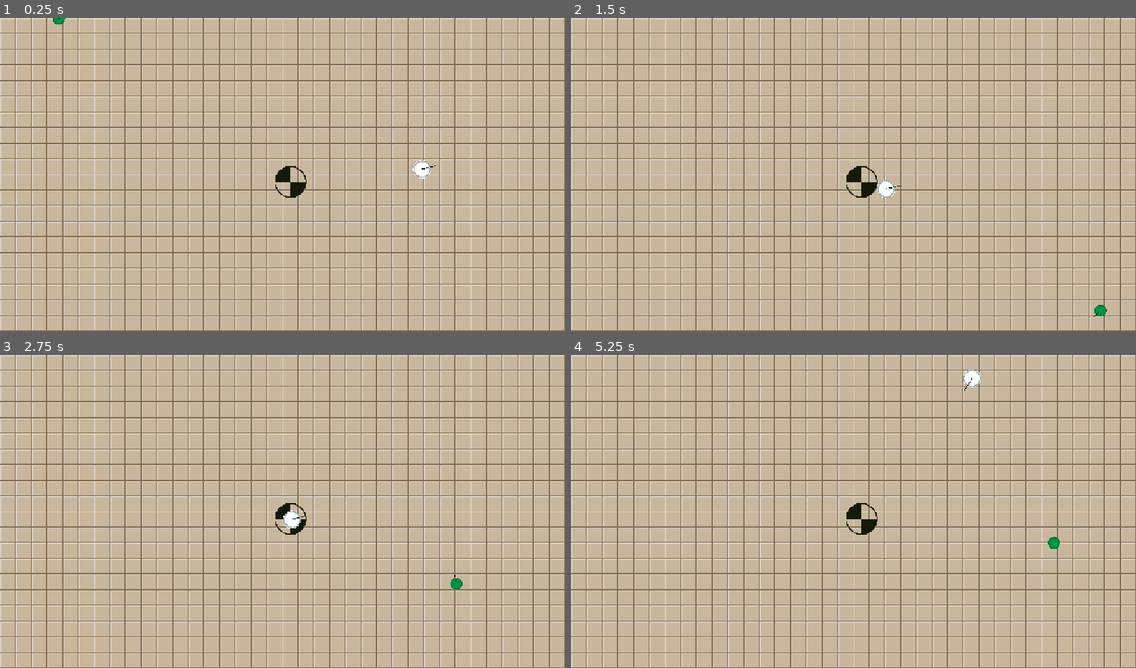
Above: before the commit, frames 1-4 (two rows, left to right).
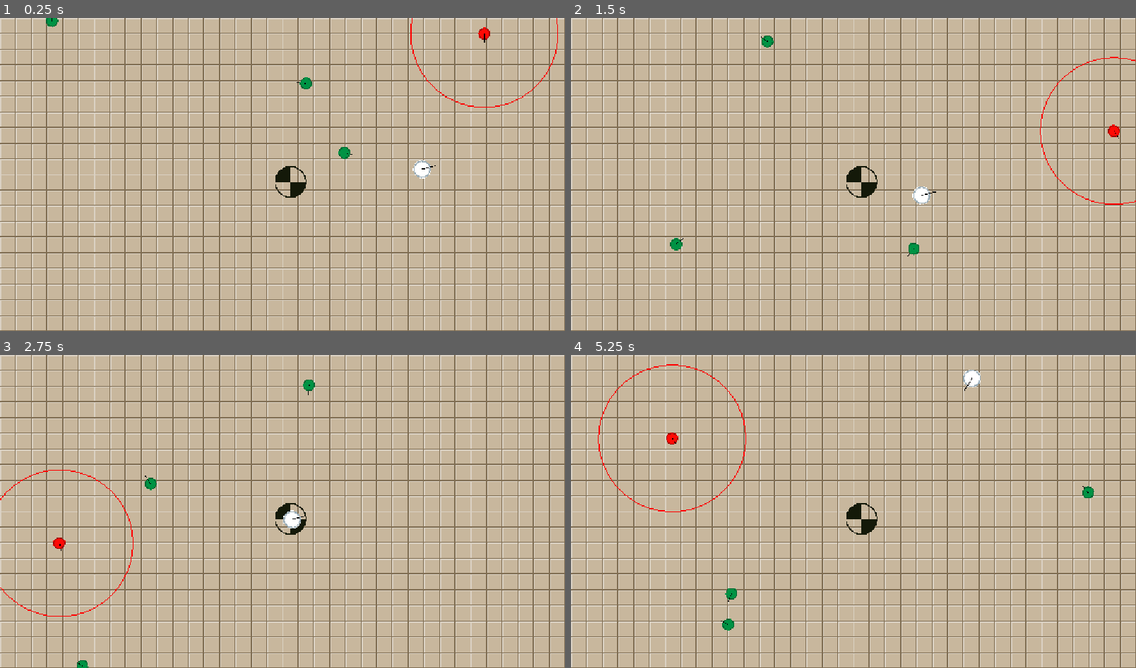
Above: after the commit, the same moments.

Repository: alexshopov/godot-steering-behaviors
Game: Godot game, scene res://scenes/main.tscn
Two runs of this game, one before a commit and one after it. Both use one fixed random seed, a clock stepped at 60 frames per second and the inputs below.
Inputs:
- Up to frame 1 (0.25 s): no input
- Up to frame 2 (1.5 s): no input
- Up to frame 3 (2.75 s): no input
- Up to frame 4 (5.25 s): tap R (reset) at 4.15 s

The runs differ from the first frame. In frame 1, 0.4% of the frame differs, in the area x 8-99%, y 0-46%; in frame 2, 0.8%, in the area x 17-100%, y 5-96%; in frame 3, 0.5%; in frame 4, 0.6%.

Commit message:
cleaned up seeker code

Diff:
--- a/scenes/main.tscn
+++ b/scenes/main.tscn
@@ -1,10 +1,11 @@
-[gd_scene load_steps=8 format=4 uid="uid://bhvx7bbglk5ve"]
+[gd_scene load_steps=9 format=4 uid="uid://bhvx7bbglk5ve"]
 
 [ext_resource type="Script" uid="uid://cs1f17kma5i0u" path="res://scenes/main.gd" id="1_0wfyh"]
 [ext_resource type="Texture2D" uid="uid://emw03xl5lj5k" path="res://assets/sprites/prototype_tilesheet.png" id="2_0wfyh"]
 [ext_resource type="PackedScene" uid="uid://cvh67xll4xnud" path="res://scenes/test_agent/test_agent.tscn" id="3_sugp2"]
 [ext_resource type="PackedScene" uid="uid://d3sfn18k4dxll" path="res://scenes/wanderer/wanderer.tscn" id="4_jyhfs"]
 [ext_resource type="PackedScene" uid="uid://20rmn5ck3p8o" path="res://scenes/target.tscn" id="5_tbgi4"]
+[ext_resource type="PackedScene" uid="uid://b3gyfyaqvv7pr" path="res://scenes/seeker/seeker.tscn" id="6_tefeu"]
 
 [sub_resource type="TileSetAtlasSource" id="TileSetAtlasSource_sugp2"]
 texture = ExtResource("2_0wfyh")
@@ -22,10 +23,6 @@
 tile_map_data = PackedByteArray("AAAAAAAAAAAAAAEAAAAAAAEAAAAAAAEAAAAAAAIAAAAAAAEAAAAAAAMAAAAAAAEAAAAAAAQAAAAAAAEAAAAAAA …(12016 unchanged characters)…
 tile_set = SubResource("TileSet_jyhfs")
 
-[node name="Wanderer" parent="." groups=["agents"] instance=ExtResource("4_jyhfs")]
-z_index = 1
-position = Vector2(870, 215)
-
 [node name="TestAgent" parent="." node_paths=PackedStringArray("v_target") groups=["agents"] instance=ExtResource("3_sugp2")]
 z_index = 1
 position = Vector2(433, 336)
@@ -34,3 +31,16 @@
 
 [node name="Target" parent="." instance=ExtResource("5_tbgi4")]
 position = Vector2(592, 335)
+
+[node name="Seeker" parent="." instance=ExtResource("6_tefeu")]
+position = Vector2(203, 509)
+
+[node name="Wanderer" parent="." groups=["agents", "wanderers"] instance=ExtResource("4_jyhfs")]
+z_index = 1
+position = Vector2(870, 215)
+
+[node name="Wanderer2" parent="." groups=["agents", "wanderers"] instance=ExtResource("4_jyhfs")]
+position = Vector2(204, 145)
+
+[node name="Wanderer3" parent="." groups=["agents", "wanderers"] instance=ExtResource("4_jyhfs")]
+position = Vector2(736, 528)
--- a/scenes/seeker/seeker.gd
+++ b/scenes/seeker/seeker.gd
@@ -1,21 +1,19 @@
-class_name SeekerAgent
-extends KinematicAgent
+class_name SeekerAgent extends KinematicAgent
 
 @export var max_rotation: float = PI
 @export var update_interval: float = 0.25
 
 var current_target: KinematicAgent
-var kinematic: KinematicSteering
-var kinematic_seek: KinematicSeek
-var kinematic_wander: KinematicWander
+var seek: KinematicSeek
+var wander: KinematicWander
 var is_seeking: bool = false
 var time_accumulator: float = 0.
 
 func _ready() -> void:
 	super()
-	kinematic_wander = KinematicWander.new(self, max_speed, max_rotation)
-	kinematic_seek = KinematicSeek.new(self, null, max_speed)
-	kinematic = kinematic_wander
+	wander = KinematicWander.new(self, max_speed, max_rotation)
+	seek = KinematicSeek.new(self, null, max_speed)
+	steering = wander
 
 # update target position at defined intervals
 # -----------------------------------------------------------------
@@ -24,23 +22,28 @@
 		time_accumulator += delta
 		if time_accumulator >= update_interval:
 			time_accumulator = 0.0
-			kinematic.target = current_target
+			steering.target = current_target
 
 
-func _on_detection_area_body_entered(body:Node2D) -> void:
+func _on_detection_area_body_entered(body: Node2D) -> void:
 	if not is_seeking and body.is_in_group("wanderers"):
-			current_target = body
-			kinematic_seek.target = current_target
-			kinematic = kinematic_seek
-			is_seeking = true
+		_update_steering(seek, body)
 
-func _on_detection_area_body_exited(body:Node2D) -> void:
+func _on_detection_area_body_exited(body: Node2D) -> void:
 	if is_seeking and body == current_target:
-			current_target = null
-			kinematic = kinematic_wander
-			is_seeking = false
+		_update_steering(wander, null)
 
+func _update_steering(new_steering: KinematicSteering, new_target: KinematicAgent):
+	current_target = new_target
 
+	steering = new_steering
+	if new_steering == seek:
+		steering.target = current_target
+
+	is_seeking = !is_seeking
+
+# draw the seeker's search radius
+# ---------------------------------------------------------------------------------
 func _draw() -> void:
 	draw_circle(Vector2.ZERO, 150., Color.RED, false)
 
@@ -48,5 +51,5 @@
 # ---------------------------------------------------------------------------------
 func reset() -> void:
 	super()
-	kinematic = kinematic_wander
+	steering = wander
 	is_seeking = false
--- a/scripts/agent/movement/kinematic_movement/kinematic_agent.gd
+++ b/scripts/agent/movement/kinematic_movement/kinematic_agent.gd
@@ -15,8 +15,7 @@
 #
 # ---------------------------------------------------------------------------------
 func _physics_process(delta: float) -> void:
-	# var steering_out: SteeringOutput = steering.get_steering()
-	var steering_out = steering.get_steering()
+	var steering_out: SteeringOutput = steering.get_steering()
 	if not steering_out:
 		return
 
